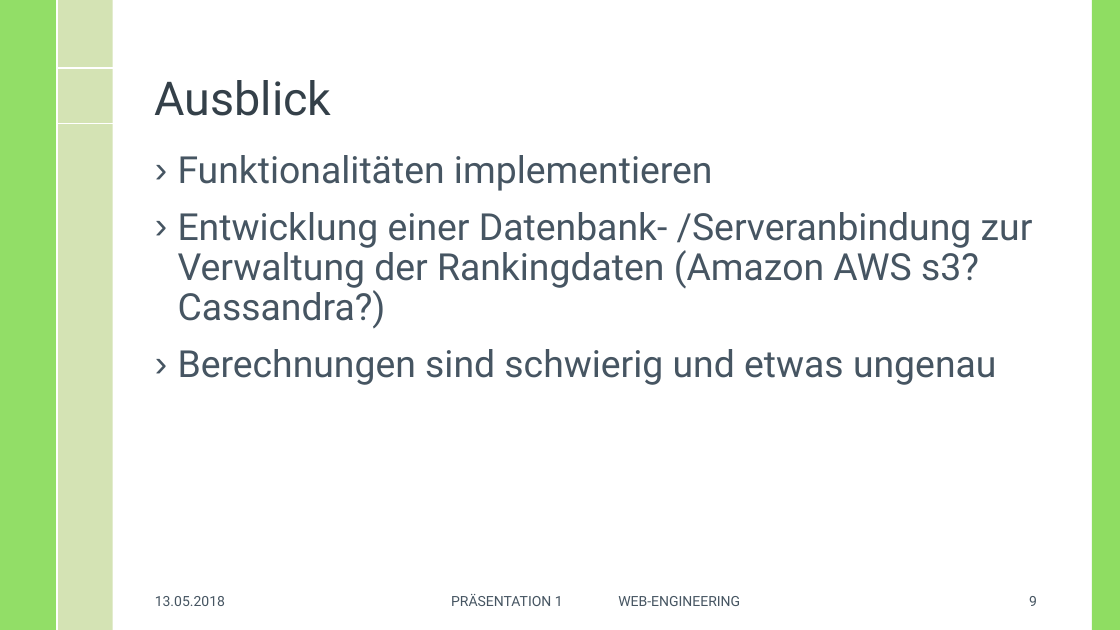
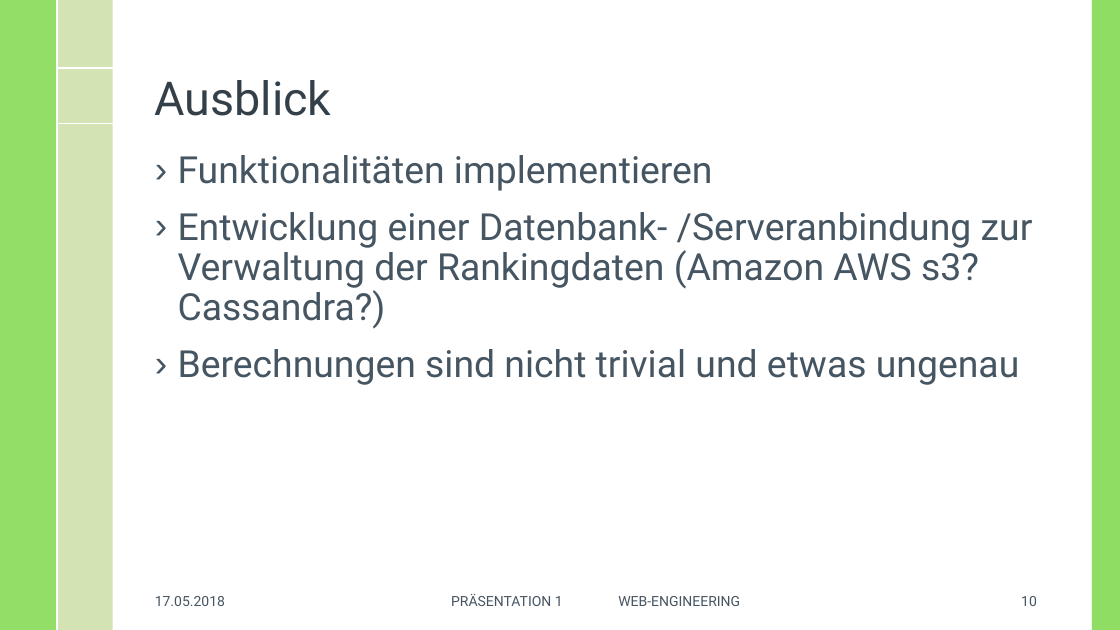
Before and after one commit to MasterInformatikHsBochum/data-app, a slide deck: slide 10 of Praesentation/WE-Präsentation1-18_05_18.pptx (slide 9 before the commit). Drawn at 1120x630 pixels with LibreOffice and Linux fonts; fonts in the diff are those of the drawing; background and template pictures are left out. Boxes give left, top, right and bottom in pixels: in the first picture for what was removed or moved away, otherwise in the second. Text is boxed around its words. In the diff, an @@ line names an element or a change of style, - is before the commit and + after.

```diff
--- a/Praesentation/WE-Präsentation1-18_05_18.pptx
+++ b/Praesentation/WE-Präsentation1-18_05_18.pptx
@@ text at bbox=[178, 349, 1019, 385]: text changed @@
-› Berechnungen sind schwierig und etwas ungenau
+› Berechnungen sind nicht trivial und etwas ungenau
@@ text at bbox=[155, 596, 225, 606]: text changed @@
-13.05.2018
+17.05.2018
@@ page number at bbox=[1021, 596, 1037, 606]: text changed @@
-9
+10
```
Also in this commit, not shown: 7 other slides changed, 1 slide added, 2 other files.
